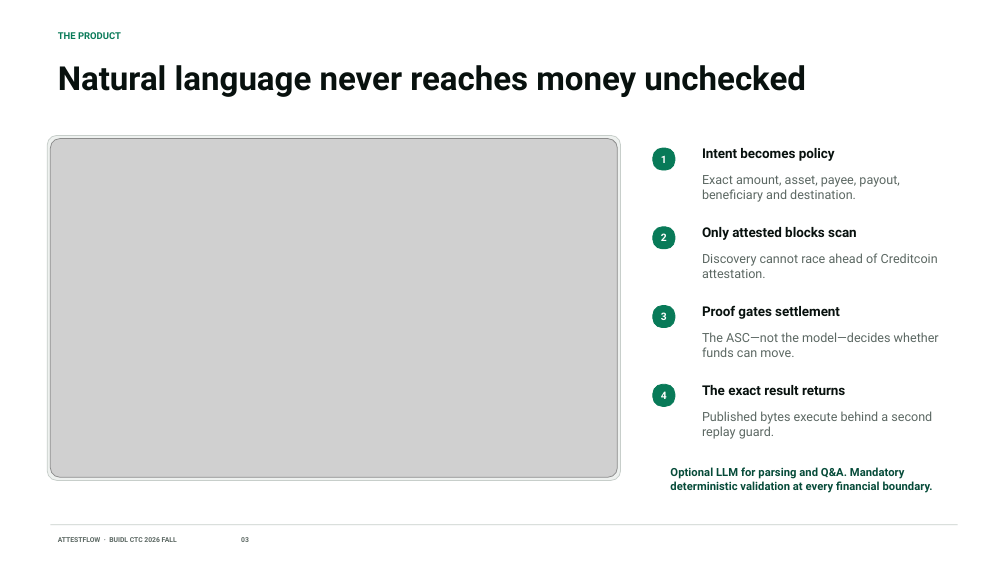
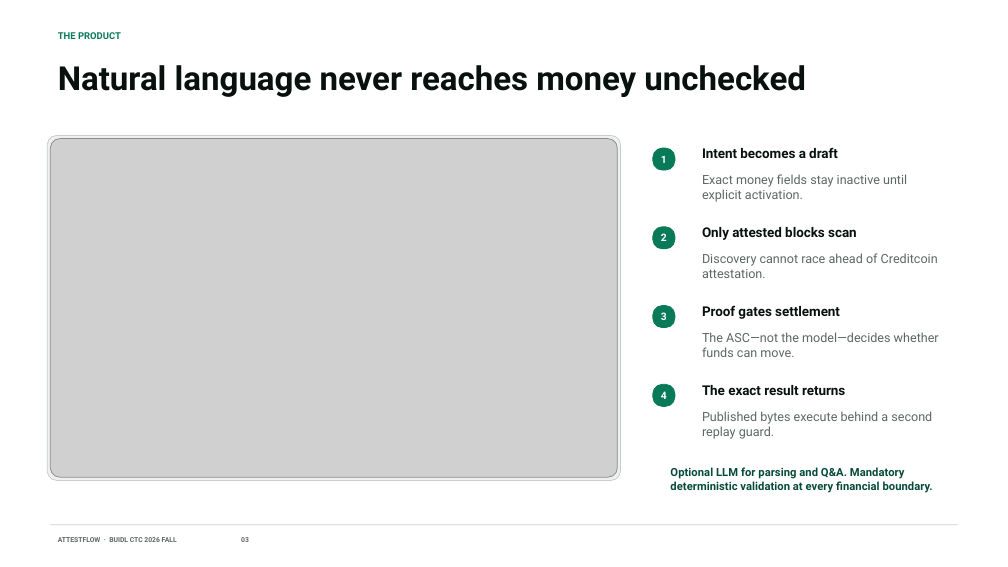
Before and after one commit to ximilu0114-droid/ximilu-hackson, a slide deck: slide 3 of docs/attestflow-pitch-deck.pptx. Drawn at 1008x567 pixels with LibreOffice and Linux fonts; fonts in the diff are those of the drawing; grey boxes stand for pictures. Boxes give left, top, right and bottom in pixels: in the first picture for what was removed or moved away, otherwise in the second. Text is boxed around its words. In the diff, an @@ line names an element or a change of style, - is before the commit and + after.

Commit message:
feat: make AI payment policy activation fail closed

```diff
--- a/docs/attestflow-pitch-deck.pptx
+++ b/docs/attestflow-pitch-deck.pptx
@@ text at (x1=702, y1=147, x2=838, y2=158): text changed @@
-Intent becomes policy
+Intent becomes a draft
@@ text at (x1=702, y1=174, x2=907, y2=202): text changed @@
-Exact amount, asset, payee, payout, beneficiary and destination.
+Exact money fields stay inactive until explicit activation.
```
Also in this commit, not shown: 2 other slides changed, 22 other files.
